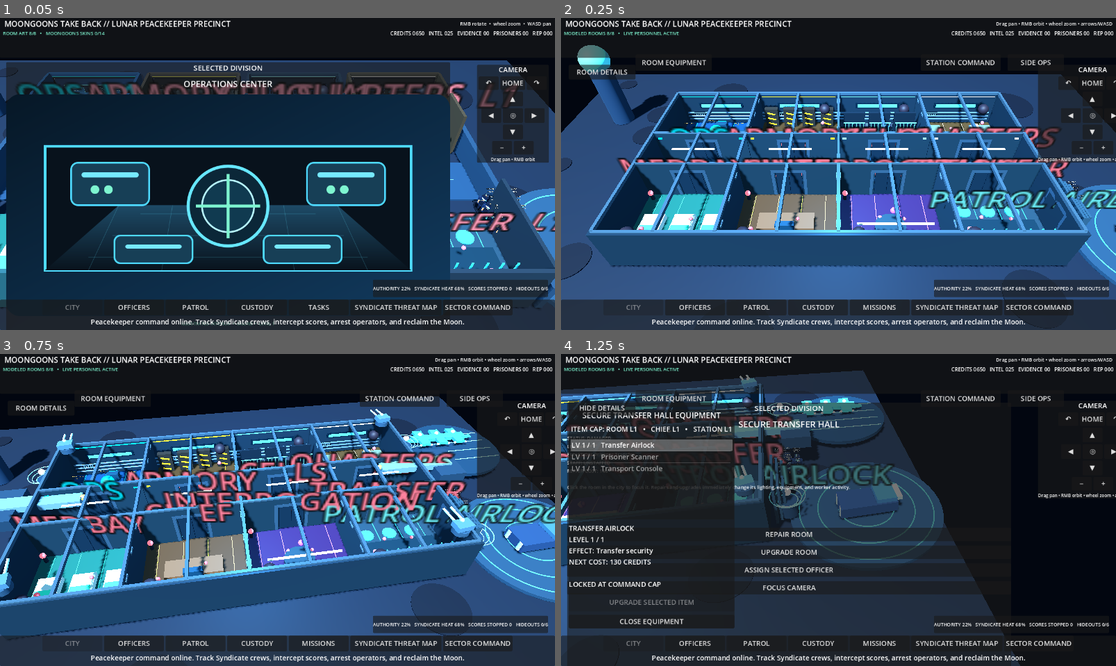
Above: before the commit, frames 1-4 (two rows, left to right).
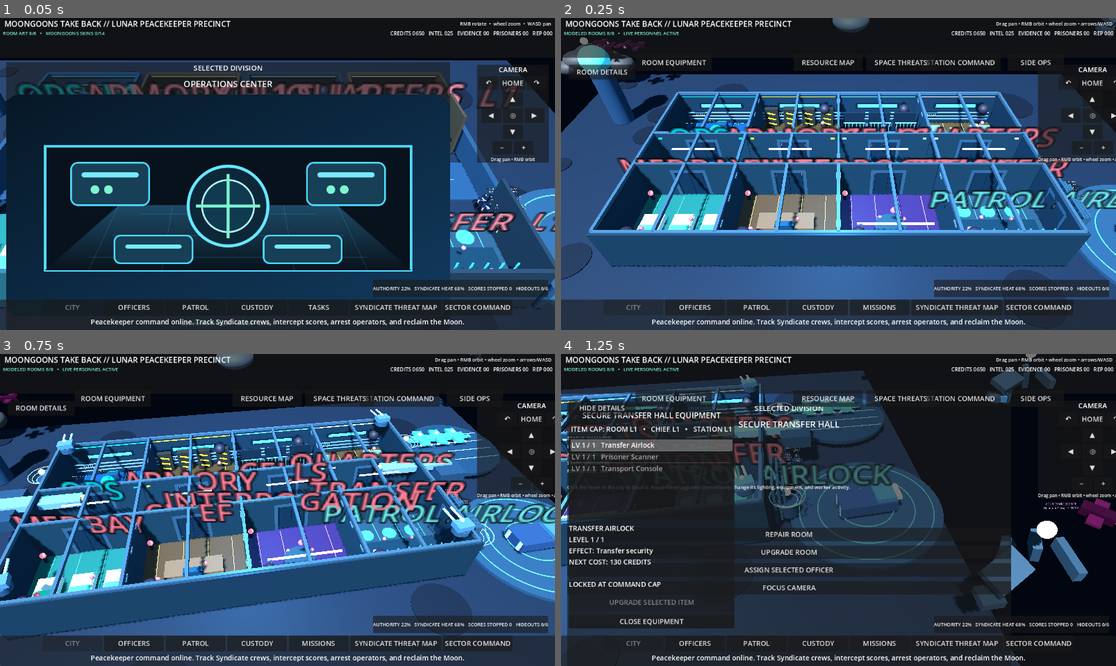
Above: after the commit, the same moments.

Repository: POTD725/MoonGoons-Take-Back
Game: Godot game, scene res://scenes/LivingPrecinct.tscn
Same seed, same stepped clock (60 frames per second), same inputs: the game is played once before the commit and once after it.
Inputs (mouse positions are in pixels of both pictures, inside the frame that each line leads up to):
- Up to frame 1 (0.05 s): no input
- Up to frame 2 (0.25 s): no input
- Up to frame 3 (0.75 s): tap Enter at 0.5 s; move the mouse to (399, 494) at 0.52 s; hold D from 0.53 s (still down); tap Q at 0.6 s; click (399, 494) at 0.67 s
- Up to frame 4 (1.25 s): keep holding D

Frame 1 is identical in both runs. In frame 2, 1.4% of the frame differs, in the area x 0-100%, y 0-22%; in frame 3, 0.9%; in frame 4, 4.0%, in the area x 41-100%, y 0-84%.

Commit message:
Attach resource map and Syndicate space combat layers

Diff:
--- a/scenes/LivingPrecinct.tscn
+++ b/scenes/LivingPrecinct.tscn
@@ -11,6 +11,8 @@
 [ext_resource type="Script" path="res://scripts/station_command_ui.gd" id="9_command"]
 [ext_resource type="Script" path="res://scripts/station_defense_visuals.gd" id="10_defense"]
 [ext_resource type="Script" path="res://scripts/progression_ui_bootstrap.gd" id="11_bootstrap"]
+[ext_resource type="Script" path="res://scripts/resource_harvesting_layer.gd" id="12_resources"]
+[ext_resource type="Script" path="res://scripts/space_syndicate_threats_ui.gd" id="13_threats"]
 
 [node name="LivingMoonGoonsPrecinct" type="Node3D"]
 script = ExtResource("1_living")
@@ -45,3 +47,9 @@
 
 [node name="StationDefenseVisualsController" type="Node" parent="."]
 script = ExtResource("10_defense")
+
+[node name="ResourceHarvestController" type="Node" parent="."]
+script = ExtResource("12_resources")
+
+[node name="SpaceThreatOperations" type="Node" parent="."]
+script = ExtResource("13_threats")
Not shown: 1 places in scenes/LivingPrecinct.tscn that only renumber resources
